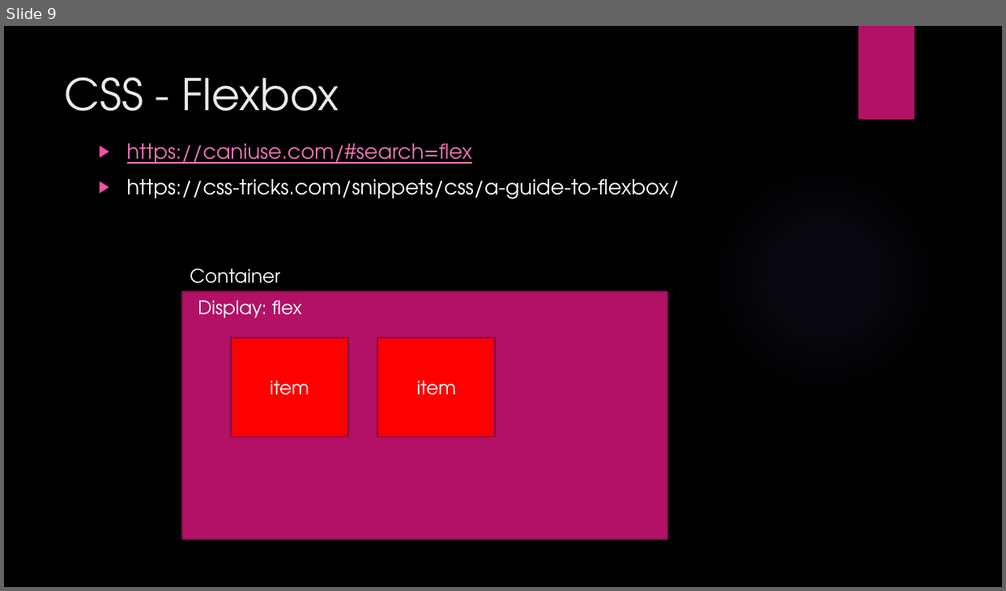
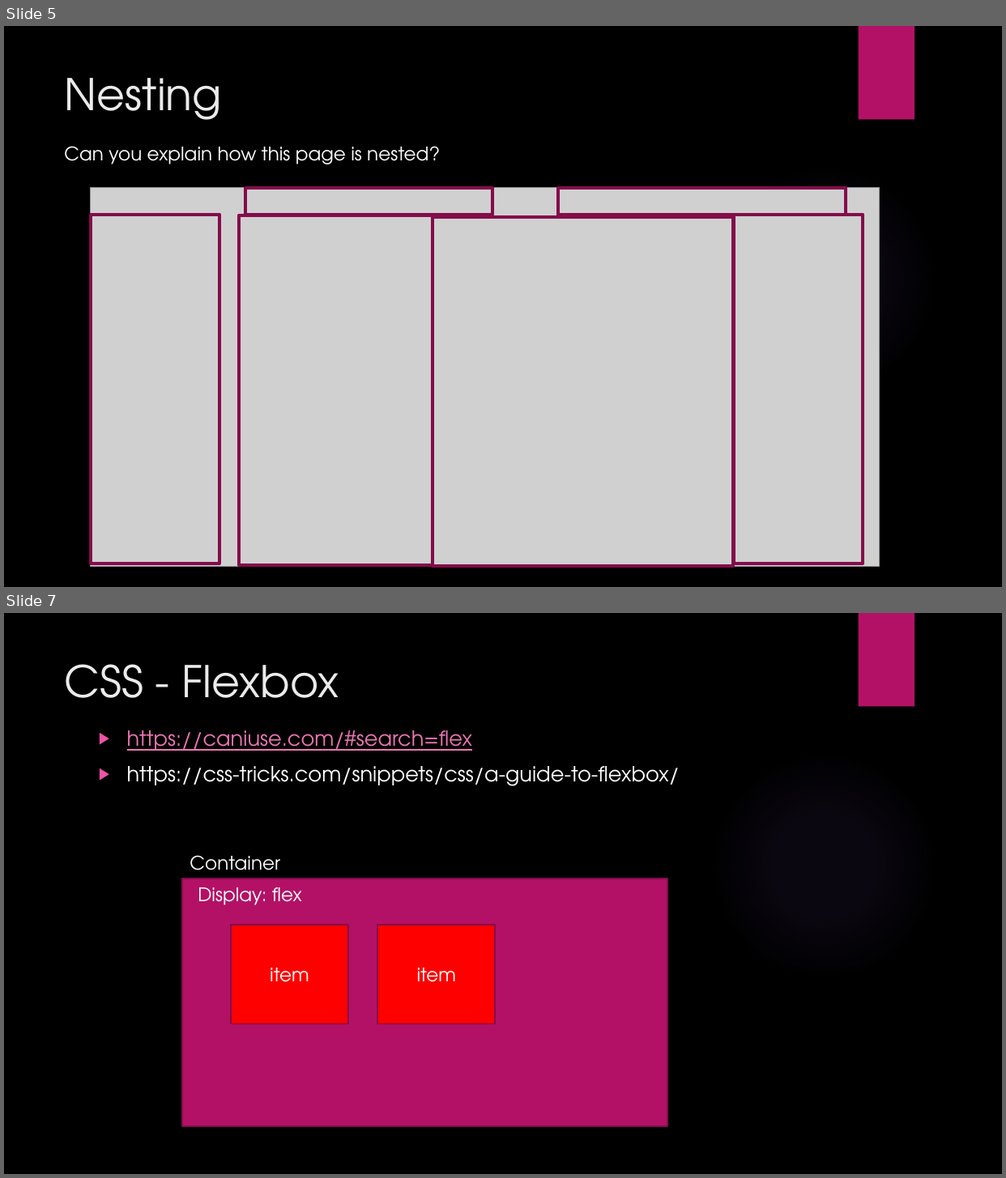
Before and after one commit to talyaron/full-stack, a slide deck: HTML/02 - CSS3/HTML CSS3.pptx. Shown one above the other, each under a label of ours: slide 9 before the commit, slides 5 and 7 after it; the slides between them are not shown. The pictures are 1006x591 and 1006x1178 pixels, drawn with LibreOffice and Linux fonts; fonts in the diff are those of the drawing; grey boxes stand for pictures; background and template pictures are left out. Boxes give left, top, right and bottom in pixels: in the first picture for what was removed or moved away, otherwise in the second. Text is boxed around its words. In the diff, an @@ line names an element or a change of style, - is before the commit and + after.

```diff
--- a/HTML/02 - CSS3/HTML CSS3.pptx
+++ b/HTML/02 - CSS3/HTML CSS3.pptx
@@ slide 5 added at (4, 26, 1002, 587), background picture (left out); not listed: 2 template elements that a slide beside it also shows @@
@@ title added at (65, 78, 223, 120), 42 pt, text #EBEBEB @@
+Nesting
@@ text added at (64, 146, 440, 165), 18 pt, text #FFFFFF @@
+Can you explain how this page is nested?
@@ picture added at (90, 188, 880, 566) @@
@@ rectangle added at (246, 188, 493, 215), outline #840D4B 3 pt @@
@@ rectangle added at (558, 188, 846, 215), outline #840D4B 3 pt @@
@@ rectangle added at (90, 215, 219, 565), outline #840D4B 3 pt @@
@@ rectangle added at (239, 216, 433, 565), outline #840D4B 3 pt @@
@@ rectangle added at (432, 217, 733, 566), outline #840D4B 3 pt @@
@@ rectangle added at (734, 215, 863, 565), outline #840D4B 3 pt @@
@@ what was slide 9 is now slide 7 @@
```
Also in this commit, not shown: 1 slide changed, 3 other slides added, 1 slide removed.
